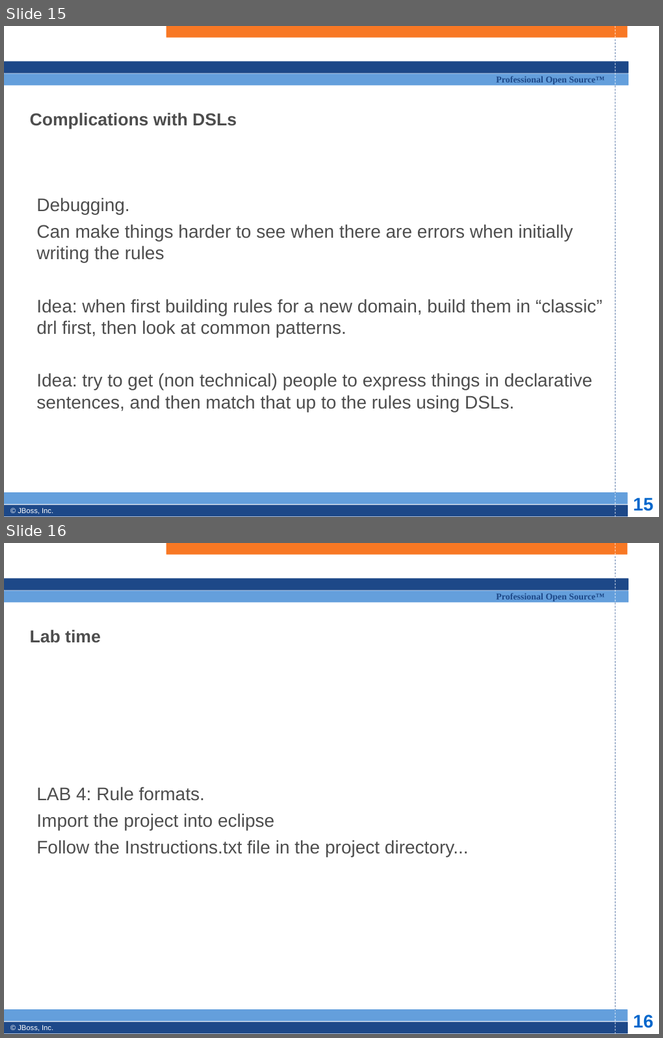
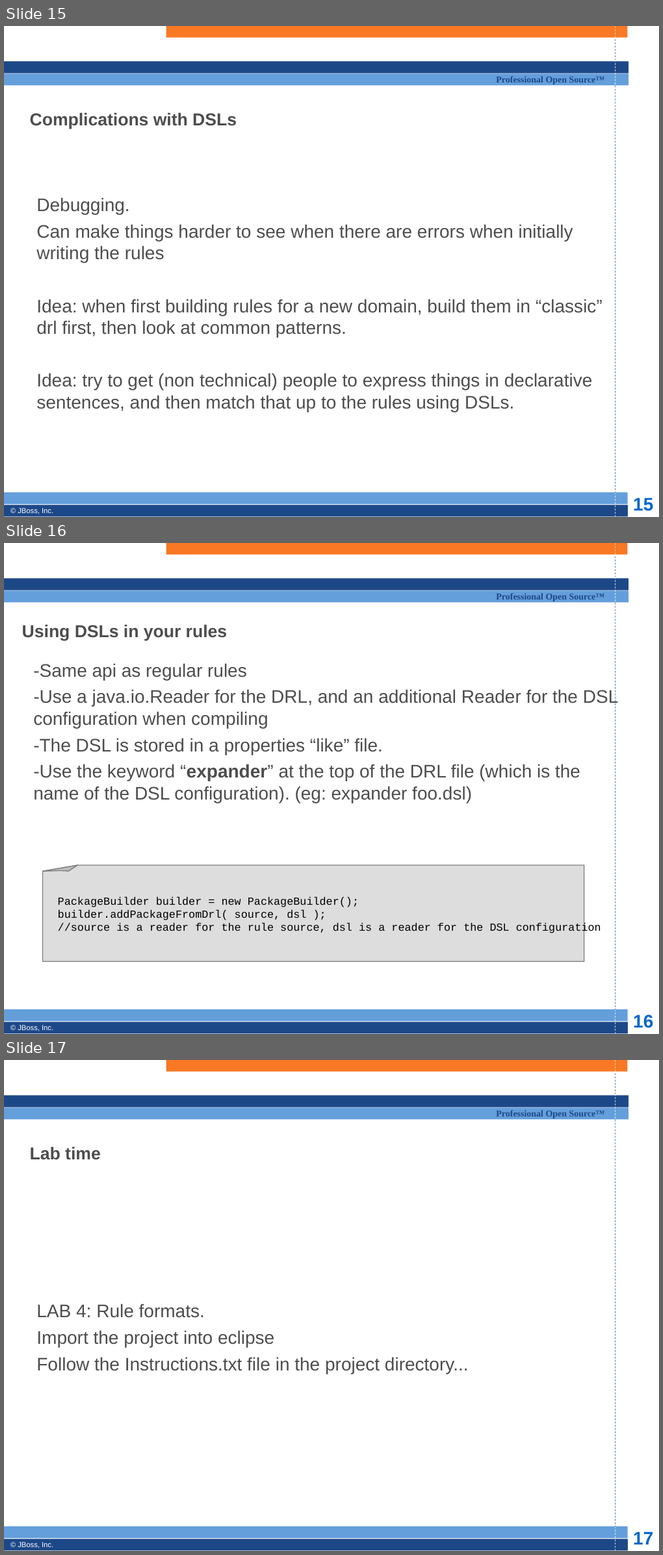
Before and after one commit to bobmcwhirter/drools, a slide deck: documentation/training/developers-course/Module 6 - rule formats.odp. Shown one above the other, each under a label of ours: slides 15 and 16 before the commit, slides 15, 16 and 17 after it. The pictures are 663x1038 and 663x1555 pixels, drawn with LibreOffice and Linux fonts; fonts in the diff are those of the drawing; background and template pictures are left out. Boxes give left, top, right and bottom in pixels: in the first picture for what was removed or moved away, otherwise in the second. Text is boxed around its words. In the diff, an @@ line names an element or a change of style, - is before the commit and + after.

```diff
--- a/documentation/training/developers-course/Module 6 - rule formats.odp
+++ b/documentation/training/developers-course/Module 6 - rule formats.odp
@@ slide 16 added at box(4, 543, 659, 1034), background #FFFFFF; not listed: 13 template elements that a slide beside it also shows @@
@@ title added at box(22, 624, 227, 641), 19 pt, text #4D4D4D, bold @@
+Using DSLs in your rules
@@ subtitle added at box(33, 663, 619, 803), 20 pt, text #4D4D4D @@
+-Same api as regular rules
+-Use a java.io.Reader for the DRL, and an additional Reader for the DSL configuration when compiling
+-The DSL is stored in a properties “like” file.
+-Use the keyword “expander” at the top of the DRL file (which is the name of the DSL configuration). (eg: expander foo.dsl)
@@ freeform shape added at box(42, 865, 584, 962), fill #DDDDDD, outline #808080 0.99 pt @@
@@ freeform shape added at box(42, 865, 77, 871), fill #BDBDBD, outline #808080 0.99 pt @@
@@ text added at box(58, 897, 601, 935), 12 pt, text #000000 @@
+PackageBuilder builder = new PackageBuilder();
+builder.addPackageFromDrl( source, dsl );
+//source is a reader for the rule source, dsl is a reader for the DSL configuration
@@ what was slide 16 is now slide 17 @@
@@ page number at box(633, 1532, 653, 1545): text changed @@
-16
+17
```
Also in this commit, not shown: 1 other file.
